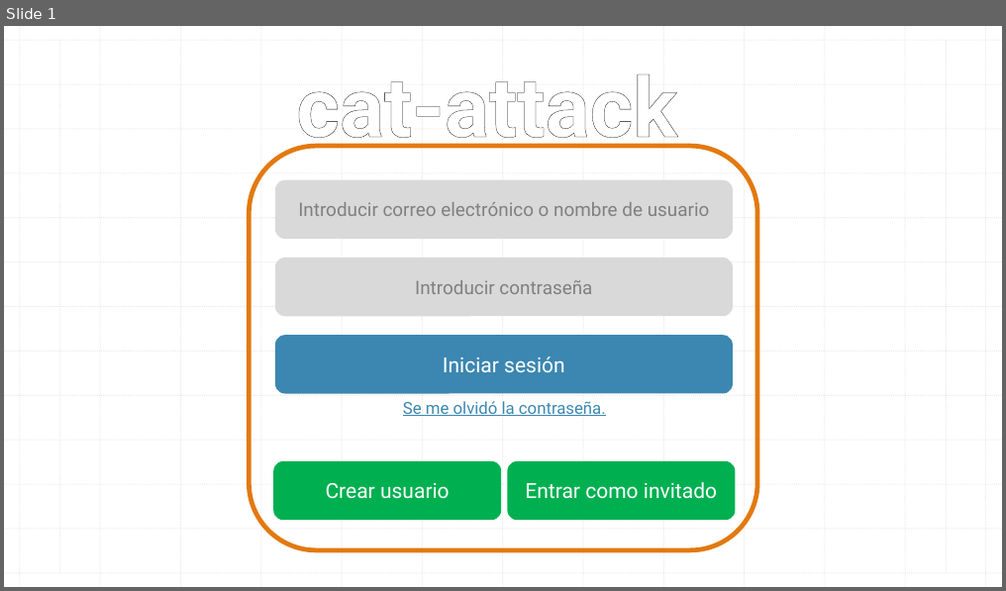
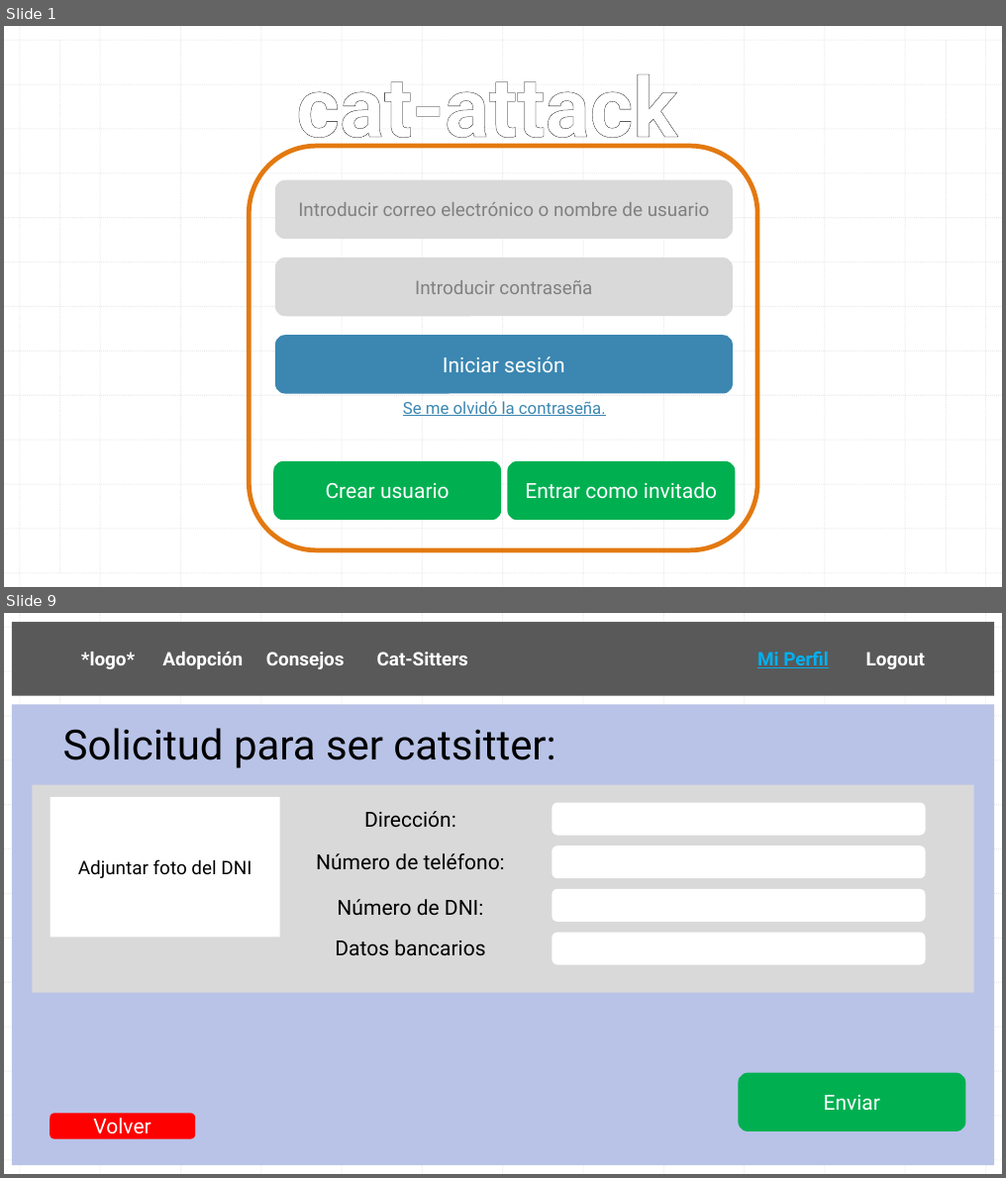
Before and after one commit to AndresIturria/Cat-Attack, a slide deck: Docs/wireframe cat-attack.pptx. Shown one above the other, each under a label of ours: slide 1 before the commit, slides 1 and 9 after it; the slides between them are not shown. The pictures are 1006x591 and 1006x1178 pixels, drawn with LibreOffice and Linux fonts; fonts in the diff are those of the drawing. Boxes give left, top, right and bottom in pixels: in the first picture for what was removed or moved away, otherwise in the second. Text is boxed around its words. In the diff, an @@ line names an element or a change of style, - is before the commit and + after.

```diff
--- a/Docs/wireframe cat-attack.pptx
+++ b/Docs/wireframe cat-attack.pptx
@@ slide 9 added at bbox=[4, 613, 1002, 1174], background #FFFFFF; not listed: 28 template elements that a slide beside it also shows @@
@@ rectangle added at bbox=[12, 622, 994, 696], fill #595959, 18 pt, text #FFFFFF, bold @@
+*logo* Adopción Consejos Cat-Sitters Mi Perfil Logout
@@ rectangle added at bbox=[12, 704, 994, 1165], fill #B8C3E7 @@
@@ text added at bbox=[63, 728, 555, 768], 40 pt, text #000000 @@
+Solicitud para ser catsitter:
@@ rectangle added at bbox=[33, 785, 974, 993], fill #D9D9D9 @@
@@ rectangle added at bbox=[51, 797, 280, 937], fill #FFFFFF, 18 pt, text #000000 @@
+Adjuntar foto del DNI
@@ text added at bbox=[364, 811, 456, 827], 20 pt, text #000000 @@
+Dirección:
@@ rounded rectangle added at bbox=[552, 802, 926, 836], fill #FFFFFF @@
@@ rounded rectangle added at bbox=[552, 846, 926, 878], fill #FFFFFF @@
@@ text added at bbox=[316, 854, 505, 869], 20 pt, text #000000 @@
+Número de teléfono:
@@ text added at bbox=[337, 899, 484, 915], 20 pt, text #000000 @@
+Número de DNI:
@@ rounded rectangle added at bbox=[552, 889, 926, 922], fill #FFFFFF @@
@@ rounded rectangle added at bbox=[552, 933, 926, 965], fill #FFFFFF @@
@@ text added at bbox=[335, 940, 485, 956], 20 pt, text #000000 @@
+Datos bancarios
@@ rounded rectangle added at bbox=[739, 1073, 966, 1132], fill #00B050, 20 pt, text #FFFFFF @@
+Enviar
@@ rounded rectangle added at bbox=[50, 1114, 195, 1140], fill #FF0000, 20 pt, text #FFFFFF @@
+Volver
```
Also in this commit, not shown: 5 slides changed, 4 other slides added, 1 other file.
